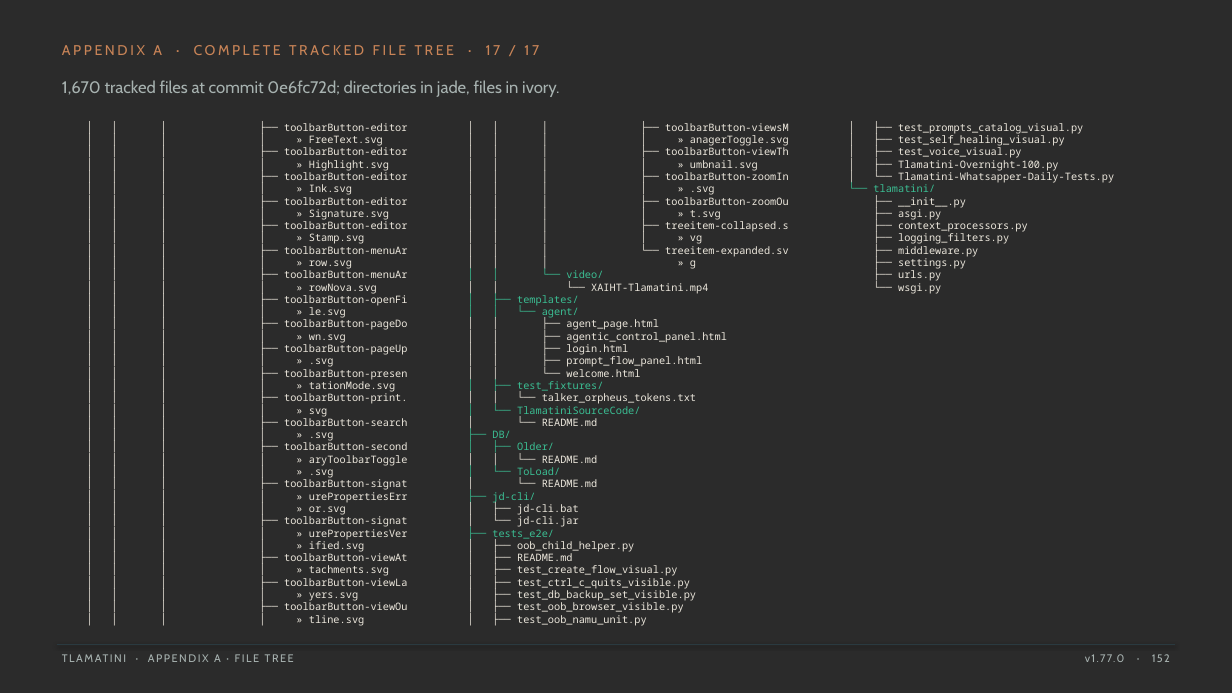
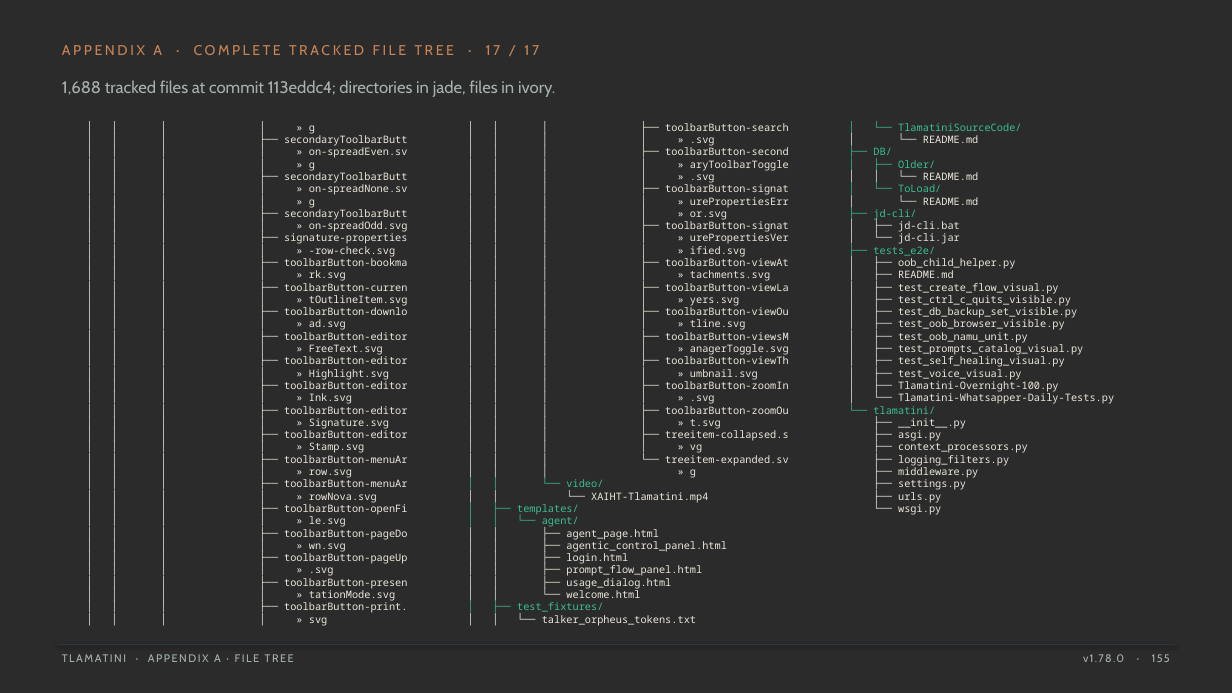
Before and after one commit to XAIHT/Tlamatini, a slide deck: slide 155 of Tlamatini_eXtended_Artificial_Intelligence_Humanly_Tempered.pptx (slide 152 before the commit). Drawn at 1232x693 pixels with LibreOffice and Linux fonts; fonts in the diff are those of the drawing; background and template pictures are left out; a plain dark background stands for a picture behind light text. Boxes give left, top, right and bottom in pixels: in the first picture for what was removed or moved away, otherwise in the second. Text is boxed around its words. In the diff, an @@ line names an element or a change of style, - is before the commit and + after.

```diff
--- a/Tlamatini_eXtended_Artificial_Intelligence_Humanly_Tempered.pptx
+++ b/Tlamatini_eXtended_Artificial_Intelligence_Humanly_Tempered.pptx
@@ text at (x1=62, y1=80, x2=555, y2=97): text changed @@
-1,670 tracked files at commit 0e6fc72d; directories in jade, files in ivory.
+1,688 tracked files at commit 113eddc4; directories in jade, files in ivory.
@@ text at (x1=284, y1=125, x2=408, y2=330): paragraphs added @@
+│ │ │ │ » g
+│ │ │ ├── secondaryToolbarButt
+│ │ │ │ » on-spreadEven.sv
+│ │ │ │ » g
+│ │ │ ├── secondaryToolbarButt
+│ │ │ │ » on-spreadNone.sv
+│ │ │ │ » g
+│ │ │ ├── secondaryToolbarButt
+│ │ │ │ » on-spreadOdd.svg
+│ │ │ ├── signature-properties
+│ │ │ │ » -row-check.svg
+│ │ │ ├── toolbarButton-bookma
+│ │ │ │ » rk.svg
+│ │ │ ├── toolbarButton-curren
+│ │ │ │ » tOutlineItem.svg
+│ │ │ ├── toolbarButton-downlo
+│ │ │ │ » ad.svg
@@ text at (x1=665, y1=123, x2=789, y2=330): paragraphs added @@
+│ │ │ ├── toolbarButton-search
+│ │ │ │ » .svg
+│ │ │ ├── toolbarButton-second
+│ │ │ │ » aryToolbarToggle
+│ │ │ │ » .svg
+│ │ │ ├── toolbarButton-signat
+│ │ │ │ » urePropertiesErr
+│ │ │ │ » or.svg
+│ │ │ ├── toolbarButton-signat
+│ │ │ │ » urePropertiesVer
+│ │ │ │ » ified.svg
+│ │ │ ├── toolbarButton-viewAt
+│ │ │ │ » tachments.svg
+│ │ │ ├── toolbarButton-viewLa
+│ │ │ │ » yers.svg
+│ │ │ ├── toolbarButton-viewOu
+│ │ │ │ » tline.svg
@@ text at (x1=873, y1=123, x2=1077, y2=343): paragraphs added @@
+│ └── TlamatiniSourceCode/
+│ └── README.md
+├── DB/
+│ ├── Older/
+│ │ └── README.md
+│ └── ToLoad/
+│ └── README.md
+├── jd-cli/
+│ ├── jd-cli.bat
+│ └── jd-cli.jar
+├── tests_e2e/
+│ ├── oob_child_helper.py
+│ ├── README.md
+│ ├── test_create_flow_visual.py
+│ ├── test_ctrl_c_quits_visible.py
+│ ├── test_db_backup_set_visible.py
+│ ├── test_oob_browser_visible.py
+│ ├── test_oob_namu_unit.py
@@ text at (x1=284, y1=416, x2=408, y2=626): paragraphs removed @@
-│ │ │ ├── toolbarButton-search
-│ │ │ │ » .svg
-│ │ │ ├── toolbarButton-second
-│ │ │ │ » aryToolbarToggle
-│ │ │ │ » .svg
-│ │ │ ├── toolbarButton-signat
-│ │ │ │ » urePropertiesErr
-│ │ │ │ » or.svg
-│ │ │ ├── toolbarButton-signat
-│ │ │ │ » urePropertiesVer
-│ │ │ │ » ified.svg
-│ │ │ ├── toolbarButton-viewAt
-│ │ │ │ » tachments.svg
-│ │ │ ├── toolbarButton-viewLa
-│ │ │ │ » yers.svg
-│ │ │ ├── toolbarButton-viewOu
-│ │ │ │ » tline.svg
@@ text at (x1=492, y1=406, x2=696, y2=626): paragraphs removed @@
-│ └── TlamatiniSourceCode/
-│ └── README.md
-├── DB/
-│ ├── Older/
-│ │ └── README.md
-│ └── ToLoad/
-│ └── README.md
-├── jd-cli/
-│ ├── jd-cli.bat
-│ └── jd-cli.jar
-├── tests_e2e/
-│ ├── oob_child_helper.py
-│ ├── README.md
-│ ├── test_create_flow_visual.py
-│ ├── test_ctrl_c_quits_visible.py
-│ ├── test_db_backup_set_visible.py
-│ ├── test_oob_browser_visible.py
-│ ├── test_oob_namu_unit.py
@@ text at (x1=566, y1=578, x2=671, y2=589): paragraph added @@
+│ │ ├── usage_dialog.html
@@ text at (x1=1083, y1=654, x2=1170, y2=662): text changed @@
-v1.77.0 · 152
+v1.78.0 · 155
```
Also in this commit, not shown: 152 other slides changed, 3 slides added, 2 other files.
